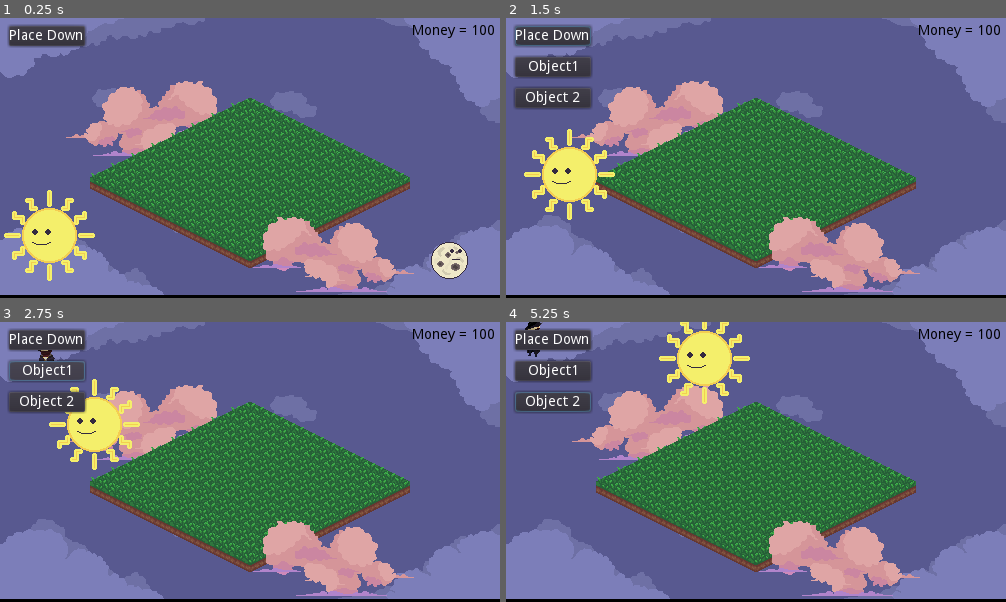
Above: before the commit, frames 1-4 (two rows, left to right).
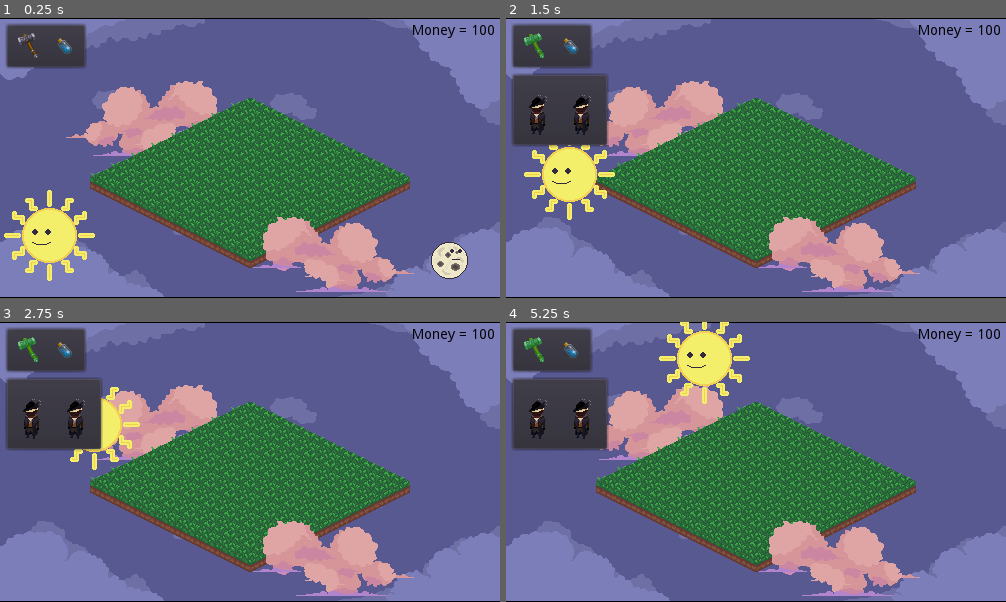
Above: after the commit, the same moments.

Repository: Valentino-02/New-Wild-Jam
Game: Godot game, scene res://src/levels/Test_Level.tscn
Two runs of this game, one before a commit and one after it. Both use one fixed random seed, a clock stepped at 60 frames per second and the inputs below.
Inputs (mouse positions are in pixels of both pictures, inside the frame that each line leads up to):
- Up to frame 1 (0.25 s): no input
- Up to frame 2 (1.5 s): click (551, 37) at 0.5 s, where only the run before the commit has a clickable "Place Down"; click (536, 46) at 1.27 s
- Up to frame 3 (2.75 s): click (45, 372) at 2 s, where only the run before the commit has a clickable "Object1"
- Up to frame 4 (5.25 s): click (571, 350) at 2.77 s; click (551, 341) at 3.5 s, where only the run before the commit has a clickable "Place Down"; click (551, 400) at 4.25 s, where only the run before the commit has a clickable "Object 2"; click (536, 350) at 5.02 s

The runs differ from the first frame. In frame 1, 3.2% of the frame differs, in the area x 0-100%, y 0-100%; in frame 2, 7.4%; in frame 3, 7.3%; in frame 4, 7.4%.

Commit message:
Added new UI node

Diff:
--- a/src/levels/Test_Level.tscn
+++ b/src/levels/Test_Level.tscn
@@ -9,12 +9,13 @@
 [ext_resource path="res://src/background/Sun_and_Moon.tscn" type="PackedScene" id=7]
 [ext_resource path="res://assets/sprites/background/Background.png" type="Texture" id=8]
 [ext_resource path="res://assets/sprites/background/Clouds.png" type="Texture" id=9]
+[ext_resource path="res://src/UI/ActionMenu.tscn" type="PackedScene" id=10]
 
 [node name="Test_Level" type="Node2D"]
 script = ExtResource( 3 )
 
 [node name="Background" type="Sprite" parent="."]
-position = Vector2( 0, 58.2711 )
+position = Vector2( 0, 60 )
 texture = ExtResource( 8 )
 
 [node name="Sprite" type="Sprite" parent="."]
@@ -36,7 +37,10 @@
 
 [node name="CanvasLayer" type="CanvasLayer" parent="."]
 
+[node name="ActionMenu" parent="CanvasLayer" instance=ExtResource( 10 )]
+
 [node name="Place_Down_Buttons" parent="CanvasLayer" instance=ExtResource( 2 )]
+visible = false
 
 [node name="Money_Display" parent="CanvasLayer" instance=ExtResource( 5 )]
 margin_left = 412.486
Not shown: 1 places in src/levels/Test_Level.tscn that only renumber resources
